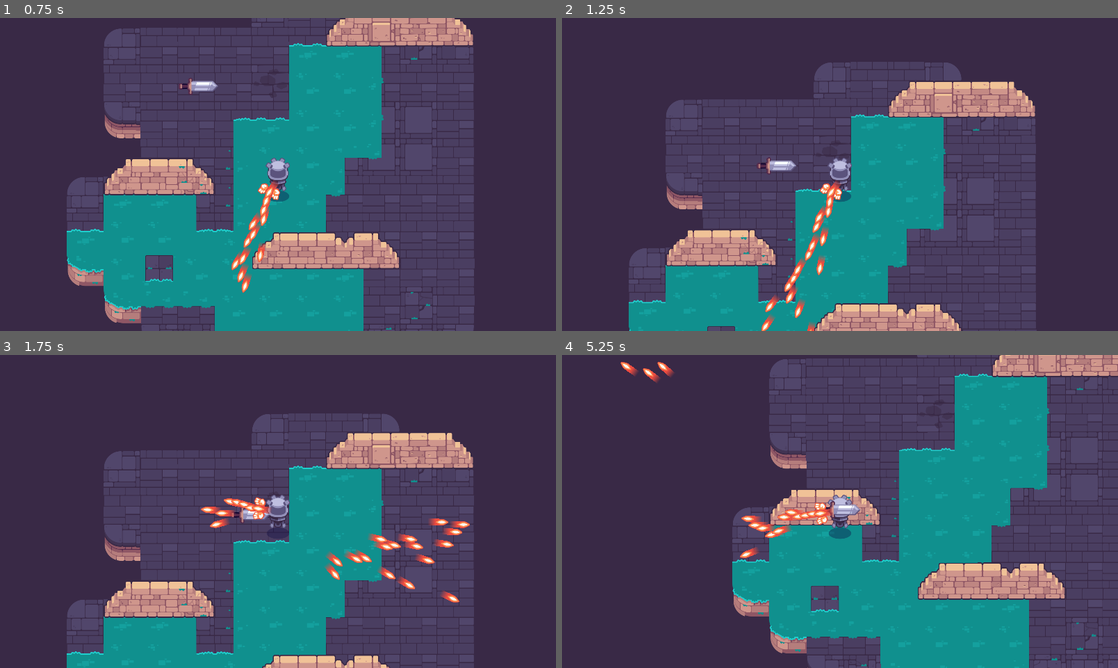
Above: before the commit, frames 1-4 (two rows, left to right).
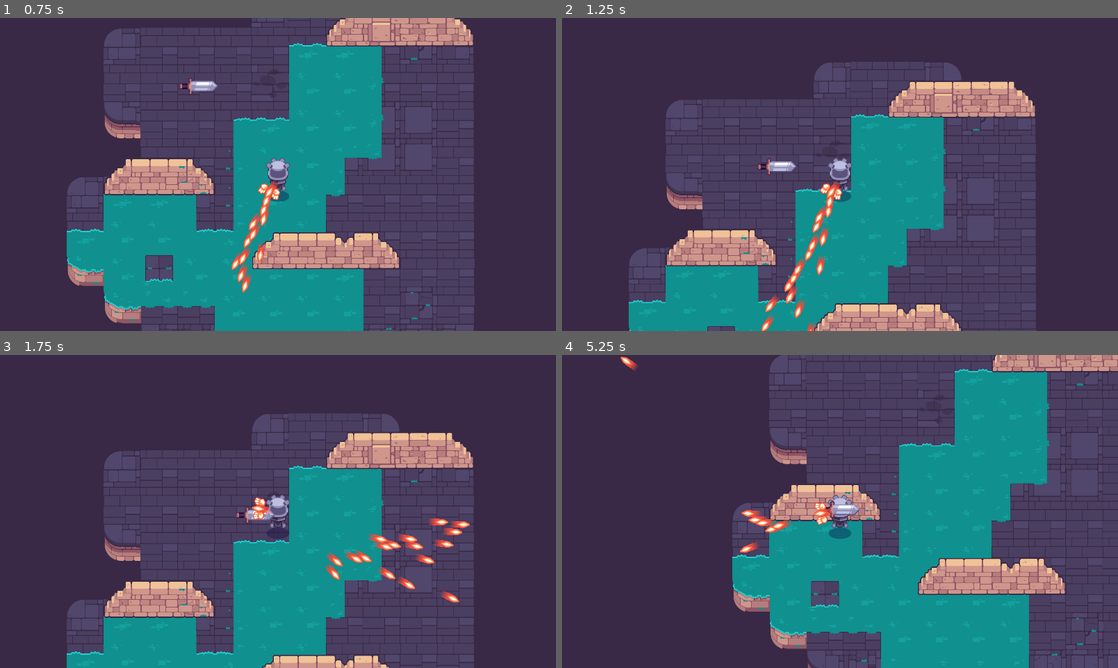
Above: after the commit, the same moments.

Repository: raweggyolk/Path-of-Sorcerers
Game: Godot game, scene res://game.tscn
Two runs of this game, one before a commit and one after it. Both use one fixed random seed, a clock stepped at 60 frames per second and the inputs below. Before the commit the project has no main scene; this scene is started directly in both runs.
Inputs (mouse positions are in pixels of both pictures, inside the frame that each line leads up to):
- Up to frame 1 (0.75 s): tap Enter at 0.5 s; move the mouse to (250, 237) at 0.52 s; press the mouse at (250, 237) at 0.53 s; hold W (move_up) from 0.53 s (still down)
- Up to frame 2 (1.25 s): keep holding W (move_up); tap Space at 0.77 s
- Up to frame 3 (1.75 s): release W (move_up) at 1.25 s; release the mouse at (250, 574) at 1.25 s; drag from (444, 558) to (216, 505) at 1.27 s
- Up to frame 4 (5.25 s): move the mouse to (673, 464) at 2.02 s; press the mouse at (673, 464) at 2.03 s; hold A (move_left) 2.03-2.75 s; release the mouse at (673, 464) at 2.75 s; drag from (867, 511) to (623, 442) at 2.77 s; move the mouse to (756, 433) at 3.52 s; press the mouse at (756, 433) at 3.53 s; hold S (move_down) 3.53-4.25 s; tap Space at 3.77 s; release the mouse at (756, 433) at 4.25 s; drag from (962, 495) to (712, 373) at 4.27 s; move the mouse to (728, 527) at 5.02 s; press the mouse at (728, 527) at 5.03 s; hold W (move_up) from 5.03 s (still down)

Frame 1 is identical in both runs. In frame 2, 0.1% of the frame differs, in the area x 35-43%, y 44-50%; in frame 3, 0.4%; in frame 4, 11%, in the area x 10-100%, y 0-100%.

Commit message:
Damage and Health for Mob

Diff:
--- a/M10.twin_stick_workbook/bullet.gd
+++ b/M10.twin_stick_workbook/bullet.gd
@@ -4,6 +4,14 @@
 
 var max_range := 1000.0
 var _travelled_distance := 0.0
+var damage := 1
+
+func _ready() -> void:
+	body_entered.connect(func (body: Node) -> void:
+		if body is Mob:
+			body.health -= damage
+	)
+
 
 func _physics_process(delta: float) -> void:
 	var distance := speed * delta
@@ -19,3 +27,7 @@
 
 func _destroy() -> void:
 	queue_free()
+
+
+func _on_body_entered(body: Node2D) -> void:
+	_destroy()
--- a/M10.twin_stick_workbook/bullet.tscn
+++ b/M10.twin_stick_workbook/bullet.tscn
@@ -19,3 +19,5 @@
 
 [node name="CollisionShape2D" type="CollisionShape2D" parent="."]
 shape = SubResource("CircleShape2D_hjtg2")
+
+[connection signal="body_entered" from="." to="." method="_on_body_entered"]
--- a/M10.twin_stick_workbook/mob.gd
+++ b/M10.twin_stick_workbook/mob.gd
@@ -1,7 +1,9 @@
 class_name Mob extends CharacterBody2D
 
-@export var max_speed := 250.0
+@export var max_speed := 300.0
 @export var acceleration := 700.0
+@export var health := 100: set = set_health
+
 
 var _player: Player = null
 
@@ -13,20 +15,31 @@
 		if body is Player:
 			_player = body
 	)
+
 	_detection_area.body_exited.connect(func (body: Node) -> void:
+
 		if body is Player:
 			_player = null
 	)
 
+func set_health(new_health: int) -> void:
+	health = new_health
+	if health <= 0:
+		die()
+
+func die() -> void:
+	queue_free()
 
 func _physics_process(delta: float) -> void:
 	if _player == null:
 		velocity = velocity.move_toward(Vector2.ZERO, acceleration * delta)
+
 	else:
 		var direction := global_position.direction_to(_player.global_position)
 		var distance := global_position.distance_to(_player.global_position)
 		var speed := max_speed if distance > 120.0 else max_speed * distance / 120.0
 		var desired_velocity := direction * speed
+
 		velocity = velocity.move_toward(desired_velocity, acceleration * delta)
 
 	move_and_slide()
--- a/M10.twin_stick_workbook/project.godot
+++ b/M10.twin_stick_workbook/project.godot
@@ -12,6 +12,7 @@
 
 config/name="M10. Path of Sorcerers: 2D Fundamentals (Workbook)"
 config/tags=PackedStringArray("workbook")
+run/main_scene="res://game.tscn"
 config/features=PackedStringArray("4.3")
 config/icon="res://icon.png"
 
--- a/M10.twin_stick_workbook/weapon.gd
+++ b/M10.twin_stick_workbook/weapon.gd
@@ -13,6 +13,7 @@
 func _physics_process(_delta: float) -> void:
 	if Input.is_action_pressed("shoot"):
 		shoot()
+
 func shoot() -> void:
 	var bullet: Node = bullet_scene.instantiate()
 	get_tree().current_scene.add_child(bullet)
